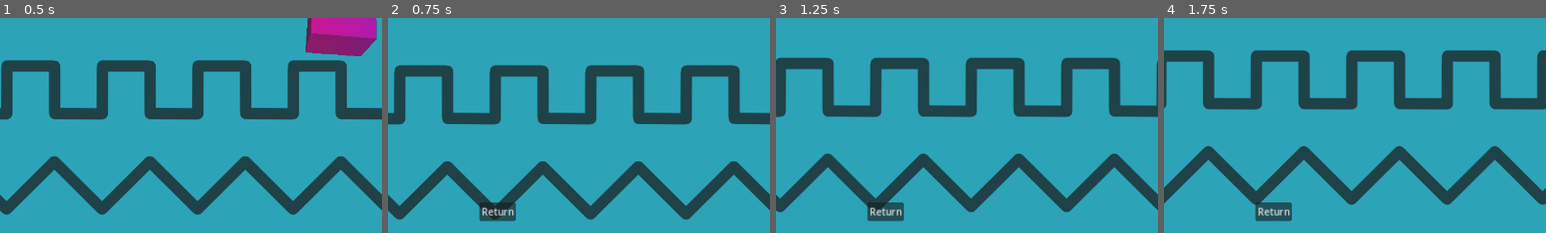
Above: before the commit, frames 1-4 (left to right).
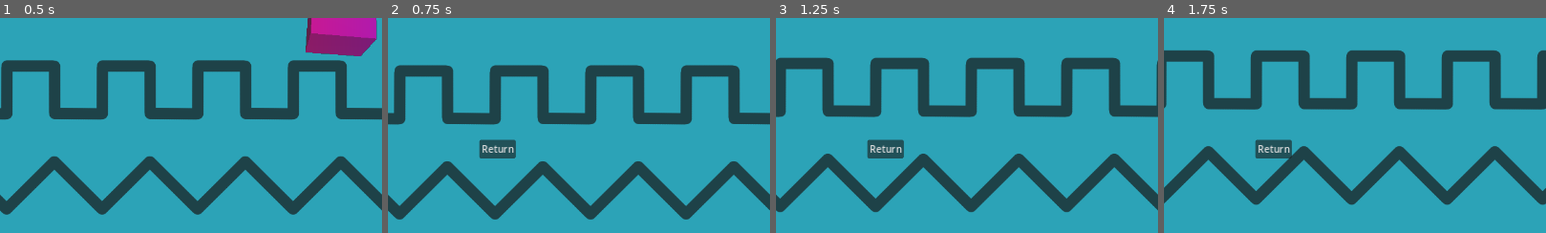
Above: after the commit, the same moments.

Repository: Salenhard/Interactive-graphic-systems
Game: Godot game, scene res://Scenes/main_menu.tscn
Same seed, same stepped clock (60 frames per second), same inputs: the game is played once before the commit and once after it.
Inputs:
- Up to frame 1 (0.5 s): no input
- Up to frame 2 (0.75 s): click "Models" at 0.5 s
- Up to frame 3 (1.25 s): no input
- Up to frame 4 (1.75 s): no input
The pictures show only the part of the screen within x 36-86%, y 50-100%; the shares and areas given below are measured in that part.

Frame 1 is identical in both runs. In frame 2, 1.7% of the frame differs, in the area x 23-34%, y 56-95%; in frame 3, 1.7%; in frame 4, 1.7%.

Commit message:
Added scene with models showcase

Diff:
--- a/Lab-s/3/Godot/Scenes/models.tscn
+++ b/Lab-s/3/Godot/Scenes/models.tscn
@@ -1,7 +1,76 @@
-[gd_scene load_steps=3 format=3 uid="uid://tmsi10vk7wsp"]
+[gd_scene load_steps=14 format=3 uid="uid://tmsi10vk7wsp"]
 
 [ext_resource type="Script" path="res://Scripts/models.gd" id="1_p5sym"]
 [ext_resource type="PackedScene" uid="uid://deqpkf0dhlqqk" path="res://Scenes/main_menu_background.tscn" id="2_y0uk4"]
+[ext_resource type="PackedScene" uid="uid://wjtbsixj15pl" path="res://Assets/Models/Icecream/Icecream.dae" id="3_c2lvx"]
+[ext_resource type="PackedScene" uid="uid://btgl0afih873i" path="res://Assets/Models/Pyramid/pyramid.dae" id="4_5hhfb"]
+[ext_resource type="Script" path="res://Scripts/RunAnimationaWhenSceneStart.gd" id="4_p42fj"]
+[ext_resource type="PackedScene" uid="uid://dprrdho7hr1lo" path="res://Assets/Models/Giraffe/Giraffe.dae" id="6_e4x3c"]
+[ext_resource type="PackedScene" uid="uid://1e1dy5emd1c0" path="res://Assets/Models/Compass/compass.dae" id="7_x7qt4"]
+
+[sub_resource type="Animation" id="Animation_8irka"]
+resource_name = "Rotation"
+loop_mode = 1
+tracks/0/type = "value"
+tracks/0/imported = false
+tracks/0/enabled = true
+tracks/0/path = NodePath("Model:rotation")
+tracks/0/interp = 1
+tracks/0/loop_wrap = true
+tracks/0/keys = {
+"times": PackedFloat32Array(0, 0.5, 1),
+"transitions": PackedFloat32Array(1, 1, 1),
+"update": 0,
+"values": [Vector3(0, 0, 0), Vector3(3.14159, 0, 0), Vector3(6.28319, 0, 0)]
+}
+
+[sub_resource type="AnimationLibrary" id="AnimationLibrary_wopeo"]
+_data = {
+"Rotation": SubResource("Animation_8irka")
+}
+
+[sub_resource type="Animation" id="Animation_hgo3p"]
+resource_name = "Rotation"
+length = 5.0
+loop_mode = 1
+tracks/0/type = "value"
+tracks/0/imported = false
+tracks/0/enabled = true
+tracks/0/path = NodePath("Model:rotation")
+tracks/0/interp = 1
+tracks/0/loop_wrap = true
+tracks/0/keys = {
+"times": PackedFloat32Array(0, 2.5, 5),
+"transitions": PackedFloat32Array(1, 1, 1),
+"update": 0,
+"values": [Vector3(0, 0, 0), Vector3(3.14159, 1.5708, 0), Vector3(6.28319, 3.14159, 0)]
+}
+
+[sub_resource type="AnimationLibrary" id="AnimationLibrary_1aem3"]
+_data = {
+"Rotation": SubResource("Animation_hgo3p")
+}
+
+[sub_resource type="Animation" id="Animation_7k11i"]
+resource_name = "rotation"
+loop_mode = 1
+tracks/0/type = "value"
+tracks/0/imported = false
+tracks/0/enabled = false
+tracks/0/path = NodePath("Giraffe:rotation")
+tracks/0/interp = 1
+tracks/0/loop_wrap = true
+tracks/0/keys = {
+"times": PackedFloat32Array(0, 0.5, 1),
+"transitions": PackedFloat32Array(1, 1, 1),
+"update": 0,
+"values": [Vector3(0, 0, 0), Vector3(0.785398, 0, 0.261799), Vector3(0, 0.959931, 0)]
+}
+
+[sub_resource type="AnimationLibrary" id="AnimationLibrary_xgq37"]
+_data = {
+"rotation": SubResource("Animation_7k11i")
+}
 
 [node name="Models" type="Control"]
 layout_mode = 3
@@ -31,34 +100,92 @@
 layout_mode = 2
 theme_override_constants/separation = 32
 
-[node name="SubViewportContainer" type="SubViewportContainer" parent="MarginContainer/VBoxContainer"]
+[node name="HBoxContainer" type="HBoxContainer" parent="MarginContainer/VBoxContainer"]
 layout_mode = 2
-size_flags_vertical = 3
+theme_override_constants/separation = 20
 
-[node name="Card" type="SubViewport" parent="MarginContainer/VBoxContainer/SubViewportContainer"]
+[node name="Icecream" type="SubViewportContainer" parent="MarginContainer/VBoxContainer/HBoxContainer"]
+clip_contents = true
+layout_mode = 2
+tooltip_text = "Icecream model"
+
+[node name="Scene" type="SubViewport" parent="MarginContainer/VBoxContainer/HBoxContainer/Icecream"]
 transparent_bg = true
 handle_input_locally = false
+size = Vector2i(196, 512)
 render_target_update_mode = 4
 
-[node name="Pyromid" type="SubViewport" parent="MarginContainer/VBoxContainer/SubViewportContainer"]
+[node name="Model" parent="MarginContainer/VBoxContainer/HBoxContainer/Icecream/Scene" instance=ExtResource("3_c2lvx")]
+
+[node name="Camera3D" type="Camera3D" parent="MarginContainer/VBoxContainer/HBoxContainer/Icecream/Scene"]
+transform = Transform3D(1, 0, 0, 0, 1, 0, 0, 0, 1, 0, 0.05, 0.45)
+
+[node name="AnimationPlayer" type="AnimationPlayer" parent="MarginContainer/VBoxContainer/HBoxContainer/Icecream/Scene"]
+libraries = {
+"": SubResource("AnimationLibrary_wopeo")
+}
+speed_scale = 0.2
+script = ExtResource("4_p42fj")
+
+[node name="Pyramid" type="SubViewportContainer" parent="MarginContainer/VBoxContainer/HBoxContainer"]
+layout_mode = 2
+
+[node name="Scene" type="SubViewport" parent="MarginContainer/VBoxContainer/HBoxContainer/Pyramid"]
 transparent_bg = true
 handle_input_locally = false
+size = Vector2i(248, 512)
 render_target_update_mode = 4
 
-[node name="Icecream" type="SubViewport" parent="MarginContainer/VBoxContainer/SubViewportContainer"]
+[node name="AnimationPlayer" type="AnimationPlayer" parent="MarginContainer/VBoxContainer/HBoxContainer/Pyramid/Scene"]
+callback_mode_method = 1
+libraries = {
+"": SubResource("AnimationLibrary_1aem3")
+}
+speed_scale = 0.5
+script = ExtResource("4_p42fj")
+
+[node name="Model" parent="MarginContainer/VBoxContainer/HBoxContainer/Pyramid/Scene" instance=ExtResource("4_5hhfb")]
+transform = Transform3D(0.0809017, 0.0559017, 0.0181636, 0, 0.0309017, -0.0951057, -0.0587785, 0.0769421, 0.025, 1, 0, 0)
+
+[node name="Camera3D" type="Camera3D" parent="MarginContainer/VBoxContainer/HBoxContainer/Pyramid/Scene"]
+transform = Transform3D(1, 0, 0, 0, 1, 0, 0, 0, 1, 1, 0, 0.4)
+
+[node name="Giraffe" type="SubViewportContainer" parent="MarginContainer/VBoxContainer/HBoxContainer"]
+layout_mode = 2
+
+[node name="Scene" type="SubViewport" parent="MarginContainer/VBoxContainer/HBoxContainer/Giraffe"]
 transparent_bg = true
 handle_input_locally = false
+size = Vector2i(248, 512)
 render_target_update_mode = 4
 
-[node name="Girafe" type="SubViewport" parent="MarginContainer/VBoxContainer/SubViewportContainer"]
+[node name="AnimationPlayer" type="AnimationPlayer" parent="MarginContainer/VBoxContainer/HBoxContainer/Giraffe/Scene"]
+libraries = {
+"": SubResource("AnimationLibrary_xgq37")
+}
+speed_scale = 0.5
+script = ExtResource("4_p42fj")
+
+[node name="Giraffe" parent="MarginContainer/VBoxContainer/HBoxContainer/Giraffe/Scene" instance=ExtResource("6_e4x3c")]
+transform = Transform3D(0.1, 0, 0, 0, 0.1, 0, 0, 0, 0.1, 2, 0, -0.237955)
+
+[node name="Camera3D" type="Camera3D" parent="MarginContainer/VBoxContainer/HBoxContainer/Giraffe/Scene"]
+transform = Transform3D(1, 0, 0, 0, 1, 0, 0, 0, 1, 2, 0, 0.4)
+
+[node name="Compas" type="SubViewportContainer" parent="MarginContainer/VBoxContainer/HBoxContainer"]
+layout_mode = 2
+
+[node name="Scene" type="SubViewport" parent="MarginContainer/VBoxContainer/HBoxContainer/Compas"]
 transparent_bg = true
 handle_input_locally = false
+size = Vector2i(248, 512)
 render_target_update_mode = 4
 
-[node name="Compas" type="SubViewport" parent="MarginContainer/VBoxContainer/SubViewportContainer"]
-transparent_bg = true
-handle_input_locally = false
-render_target_update_mode = 4
+[node name="compass" parent="MarginContainer/VBoxContainer/HBoxContainer/Compas/Scene" instance=ExtResource("7_x7qt4")]
+transform = Transform3D(-3.34849e-09, -2.80971e-09, -0.1, -0.0642788, 0.0766044, 0, 0.0766044, 0.0642788, -4.37114e-09, 3, -0.0586583, -0.166426)
+
+[node name="Camera3D" type="Camera3D" parent="MarginContainer/VBoxContainer/HBoxContainer/Compas/Scene"]
+transform = Transform3D(1, 0, 0, 0, 1, 0, 0, 0, 1, 3, 0, 0.4)
 
 [node name="Back" type="Button" parent="MarginContainer/VBoxContainer"]
 layout_mode = 2
